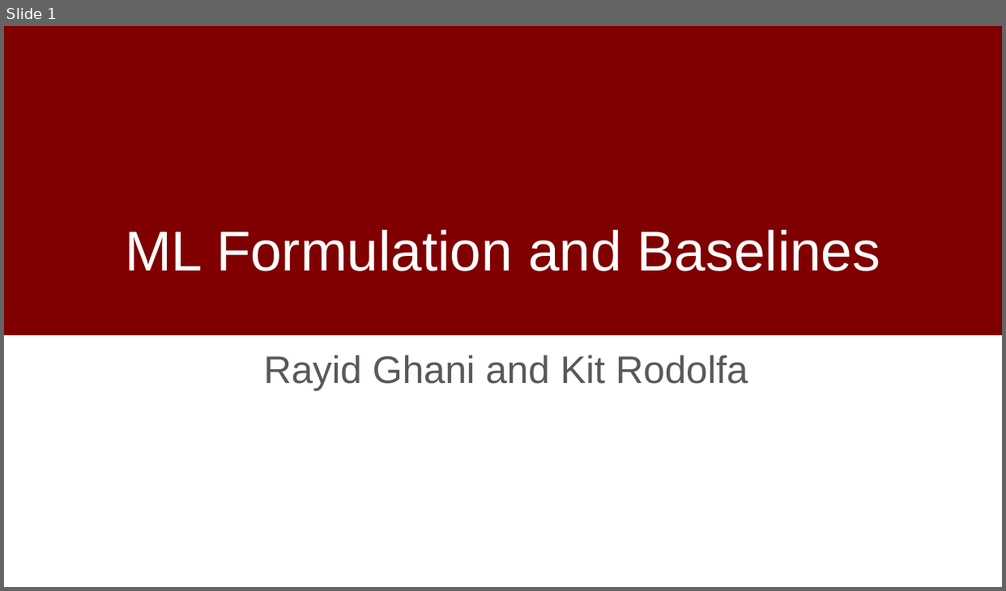
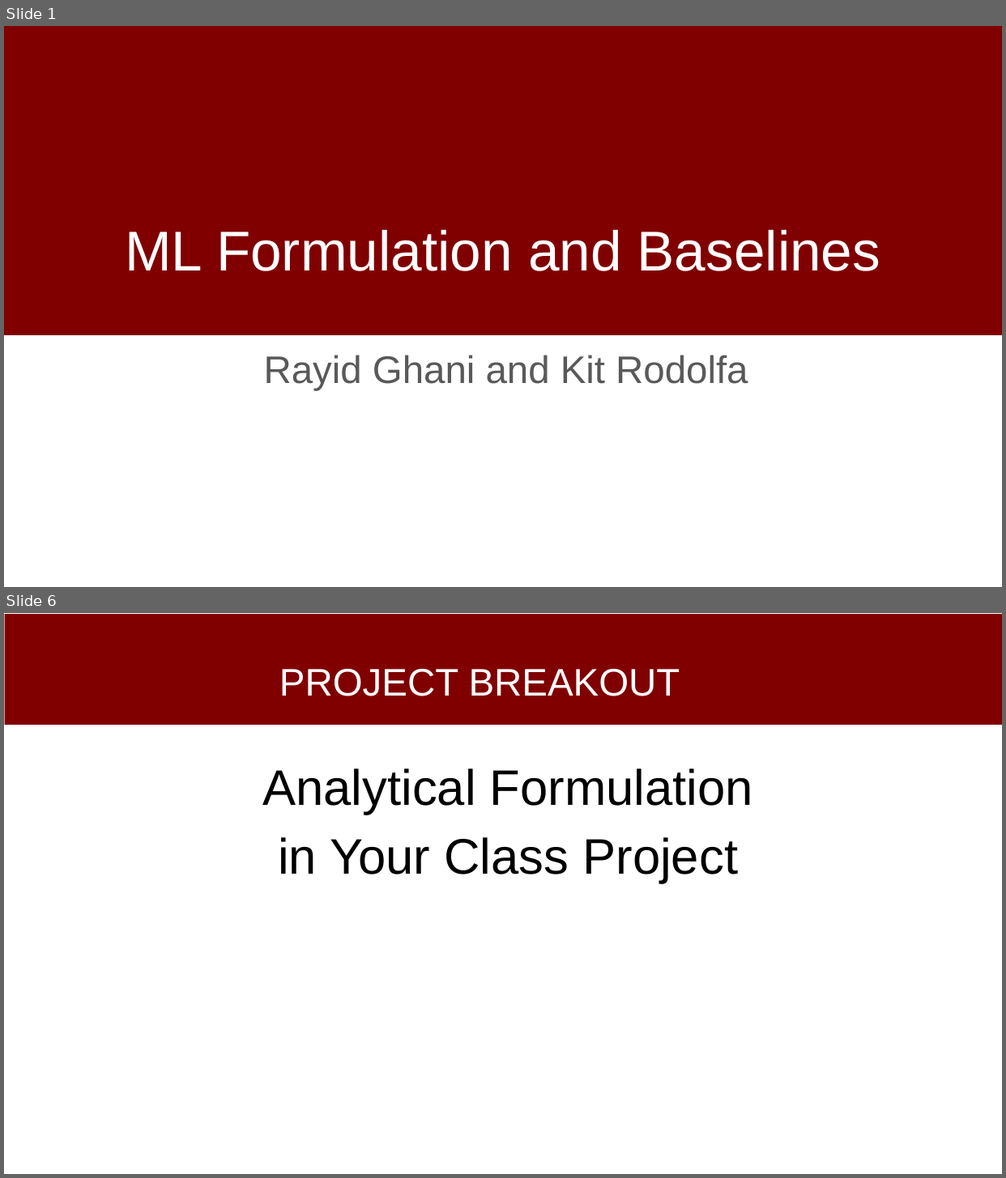
Before and after one commit to dssg/mlforpublicpolicylab, a slide deck: 03 - Data Exploration, Analytical Formulation, and Baselines/formulation-discussion.pptx. Shown one above the other, each under a label of ours: slide 1 before the commit, slides 1 and 6 after it; the slides between them are not shown. The pictures are 1006x591 and 1006x1178 pixels, drawn with LibreOffice and Linux fonts; fonts in the diff are those of the drawing; background and template pictures are left out. Boxes give left, top, right and bottom in pixels: in the first picture for what was removed or moved away, otherwise in the second. Text is boxed around its words. In the diff, an @@ line names an element or a change of style, - is before the commit and + after.

Commit message:
formulation discussion slides

```diff
--- a/03 - Data Exploration, Analytical Formulation, and Baselines/formulation-discussion.pptx
+++ b/03 - Data Exploration, Analytical Formulation, and Baselines/formulation-discussion.pptx
@@ slide 6 added at (4, 613, 1002, 1174), background #FFFFFF @@
@@ rectangle added at (5, 614, 1002, 725), fill #800000 @@
@@ title added at (279, 669, 680, 696), 37 pt, text #FFFFFF @@
+PROJECT BREAKOUT
@@ text added at (262, 769, 753, 884), 48 pt, text #000000 @@
+Analytical Formulation
+in Your Class Project
```
Also in this commit, not shown: 5 other slides added, 5 slides removed.
